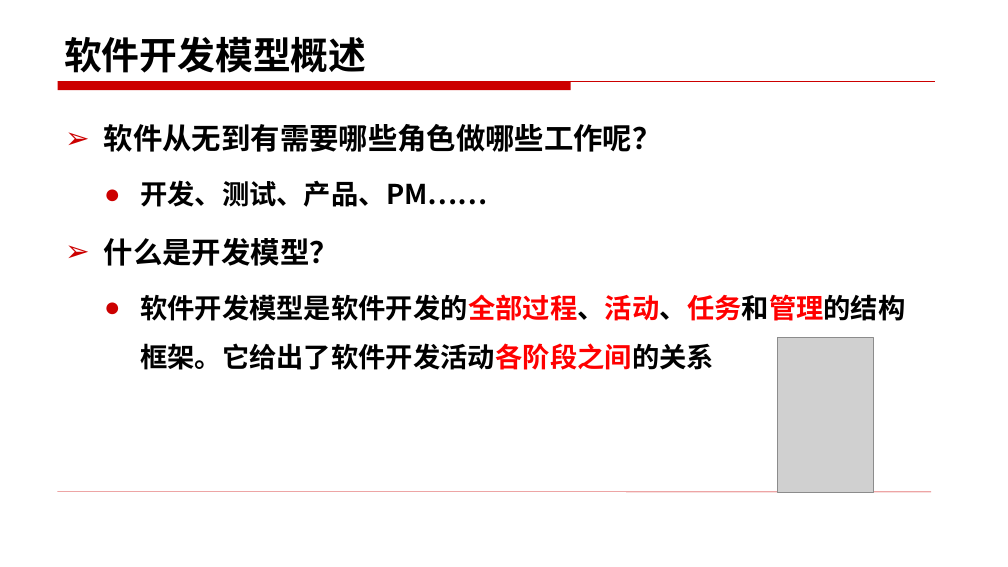
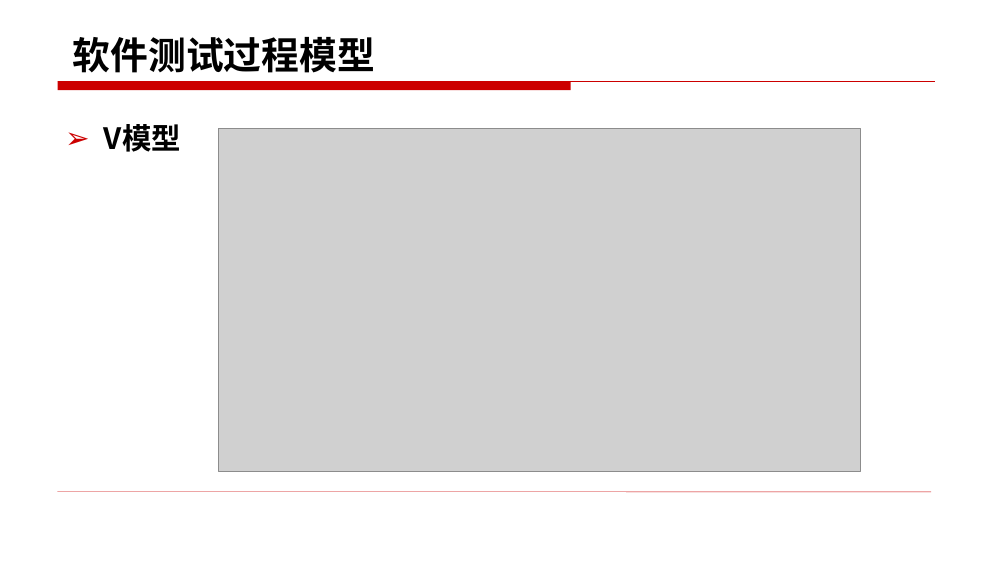
Before and after one commit to edu2act/course-foundation-software-tesing, a slide deck: slide 4 of materials/slides/2.2.pptx. Drawn at 1008x567 pixels with LibreOffice and Linux fonts; fonts in the diff are those of the drawing; grey boxes stand for pictures. Boxes give left, top, right and bottom in pixels: in the first picture for what was removed or moved away, otherwise in the second. Text is boxed around its words. In the diff, an @@ line names an element or a change of style, - is before the commit and + after.

```diff
--- a/materials/slides/2.2.pptx
+++ b/materials/slides/2.2.pptx
@@ title at (x1=73, y1=37, x2=375, y2=73): text changed @@
-软件开发模型概述
+软件测试过程模型
@@ text at (x1=104, y1=124, x2=181, y2=152): text changed; size 26 to 28 pt @@
-➢ 软件从无到有需要哪些角色做哪些工作呢？
-  ● 开发、测试、产品、PM……
-➢ 什么是开发模型？
-  ● 软件开发模型是软件开发的全部过程、活动、任务和管理的结构框架。它给出了软件开发活动各阶段之间的关系
+➢ V模型
@@ picture added at (x1=219, y1=129, x2=861, y2=471) @@
@@ picture removed at (x1=778, y1=337, x2=873, y2=492) @@
```
Also in this commit, not shown: 4 other slides changed, 11 slides added, 9 slides removed, 8 other files.
